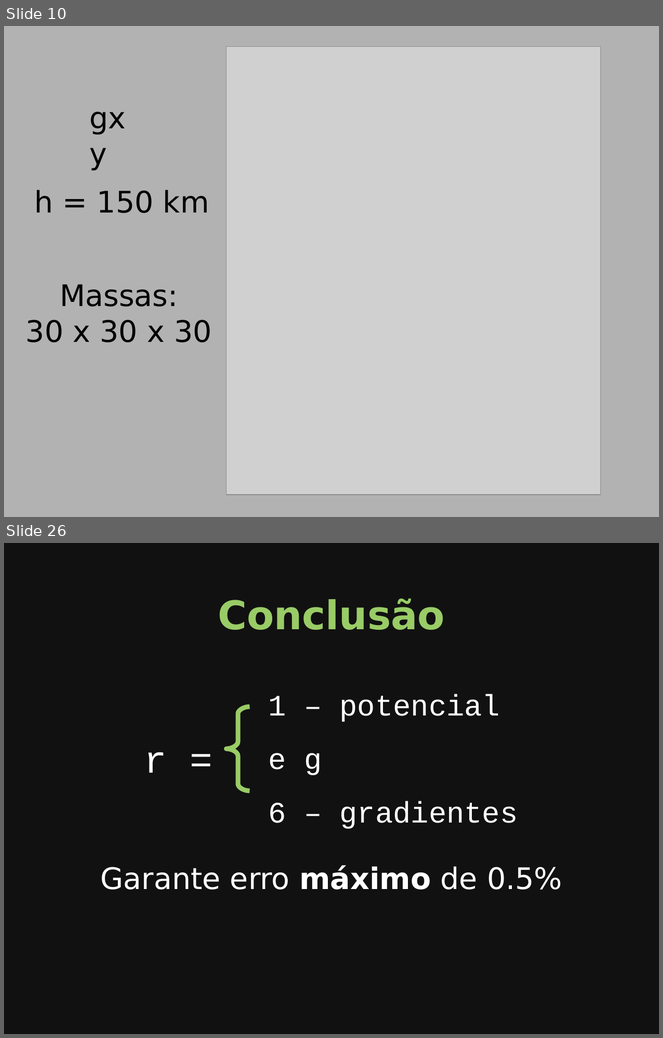
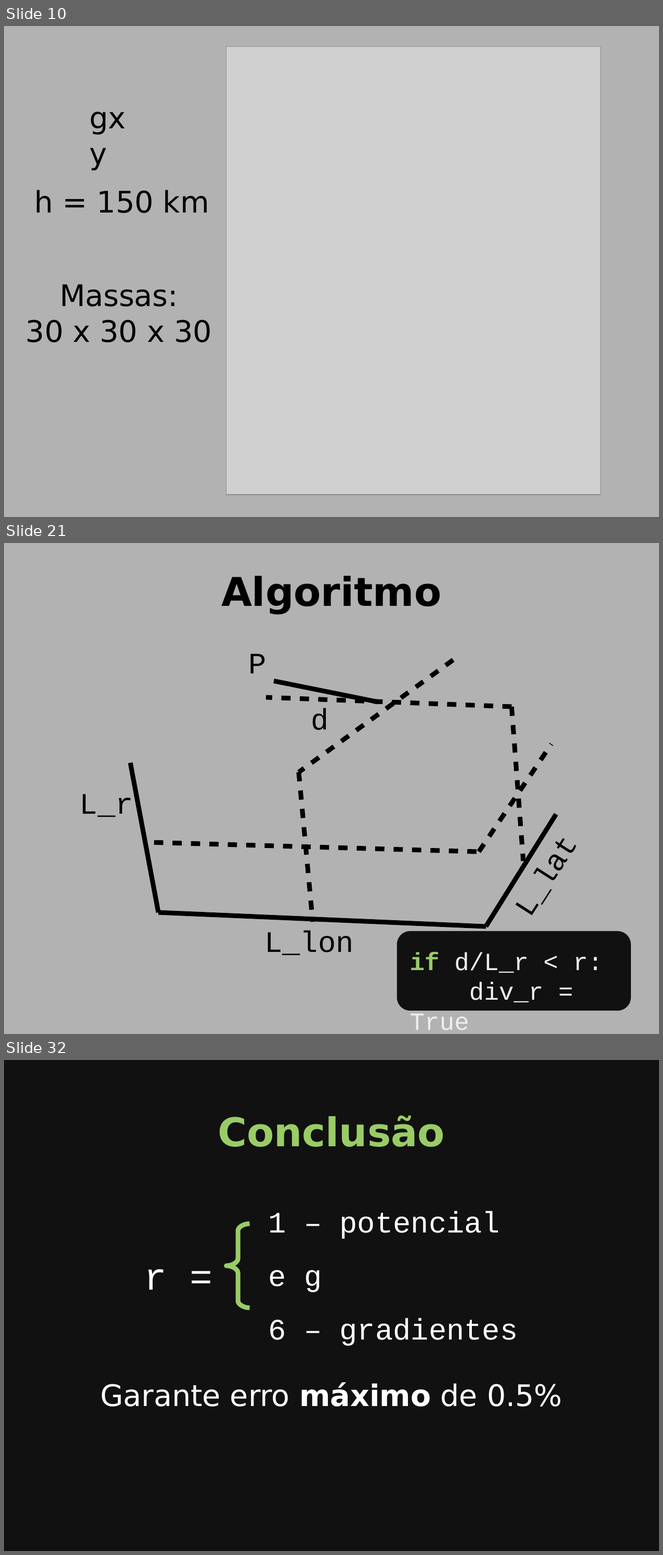
Before and after one commit to leouieda/seminario-on-2014, a slide deck: slides.odp. Shown one above the other, each under a label of ours: slides 10 and 26 before the commit, slides 10, 21 and 32 after it; the slides between them are not shown. The pictures are 663x1038 and 663x1555 pixels, drawn with LibreOffice and Linux fonts; fonts in the diff are those of the drawing; grey boxes stand for pictures; background and template pictures are left out. Boxes give left, top, right and bottom in pixels: in the first picture for what was removed or moved away, otherwise in the second. Text is boxed around its words. In the diff, an @@ line names an element or a change of style, - is before the commit and + after.

```diff
--- a/slides.odp
+++ b/slides.odp
@@ slide 21 added at [4, 543, 659, 1034], background picture (left out) @@
@@ title added at [221, 576, 441, 615], 48 pt, text #000000, bold @@
+Algoritmo
@@ text added at [248, 654, 266, 674], 36 pt, text #000000 @@
+P
@@ line added from (453, 660) to (299, 772), #000000 5.67 pt @@
@@ line added from (274, 681) to (378, 702), #000000 5.67 pt @@
@@ line added from (512, 707) to (266, 697), #000000 5.67 pt @@
@@ text added at [311, 708, 328, 730], 36 pt, text #000000 @@
+d
@@ line added from (512, 707) to (523, 861), #000000 5.67 pt @@
@@ line added from (479, 852) to (552, 745), #000000 5.67 pt @@
@@ line added from (158, 913) to (131, 763), #000000 5.67 pt @@
@@ line added from (299, 772) to (313, 922), #000000 5.67 pt @@
@@ text added at [80, 794, 133, 817], 36 pt, text #000000 @@
+L_r
@@ line added from (486, 927) to (556, 815), #000000 5.67 pt @@
@@ line added from (477, 852) to (149, 843), #000000 5.67 pt @@
@@ text added at [506, 891, 549, 915], 36 pt, text #000000 @@
+L_lat
@@ line added from (158, 913) to (486, 927), #000000 5.67 pt @@
@@ text added at [265, 931, 353, 955], 36 pt, text #000000 @@
+L_lon
@@ rounded rectangle added at [397, 932, 631, 1012], fill #111111 @@
@@ text added at [410, 953, 603, 1030], 30 pt, text #EEEEEE @@
+if d/L_r < r:
+div_r = True
@@ what was slide 26 is now slide 32 @@
```
Also in this commit, not shown: 18 slides changed, 13 other slides added, 4 slides removed, 2 other files.
